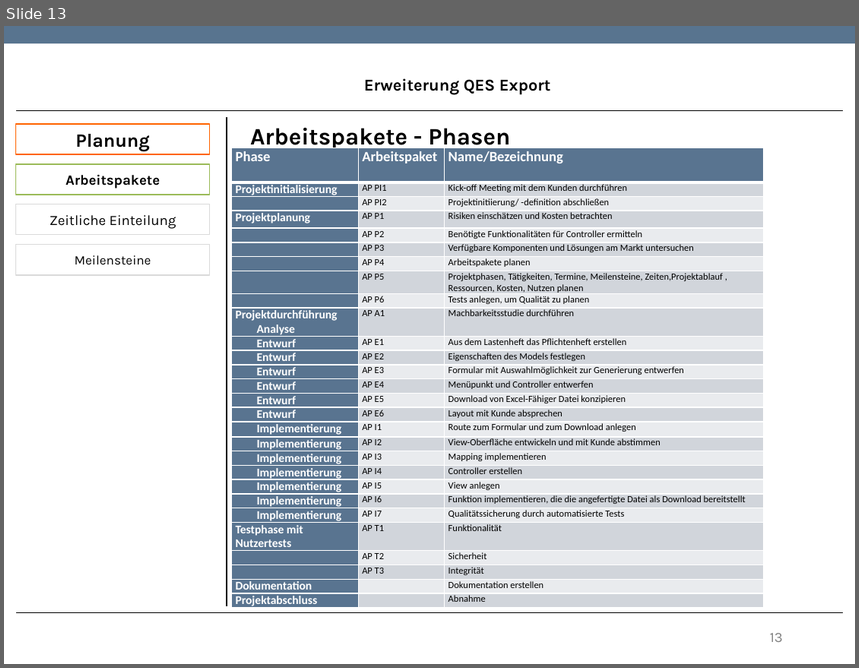
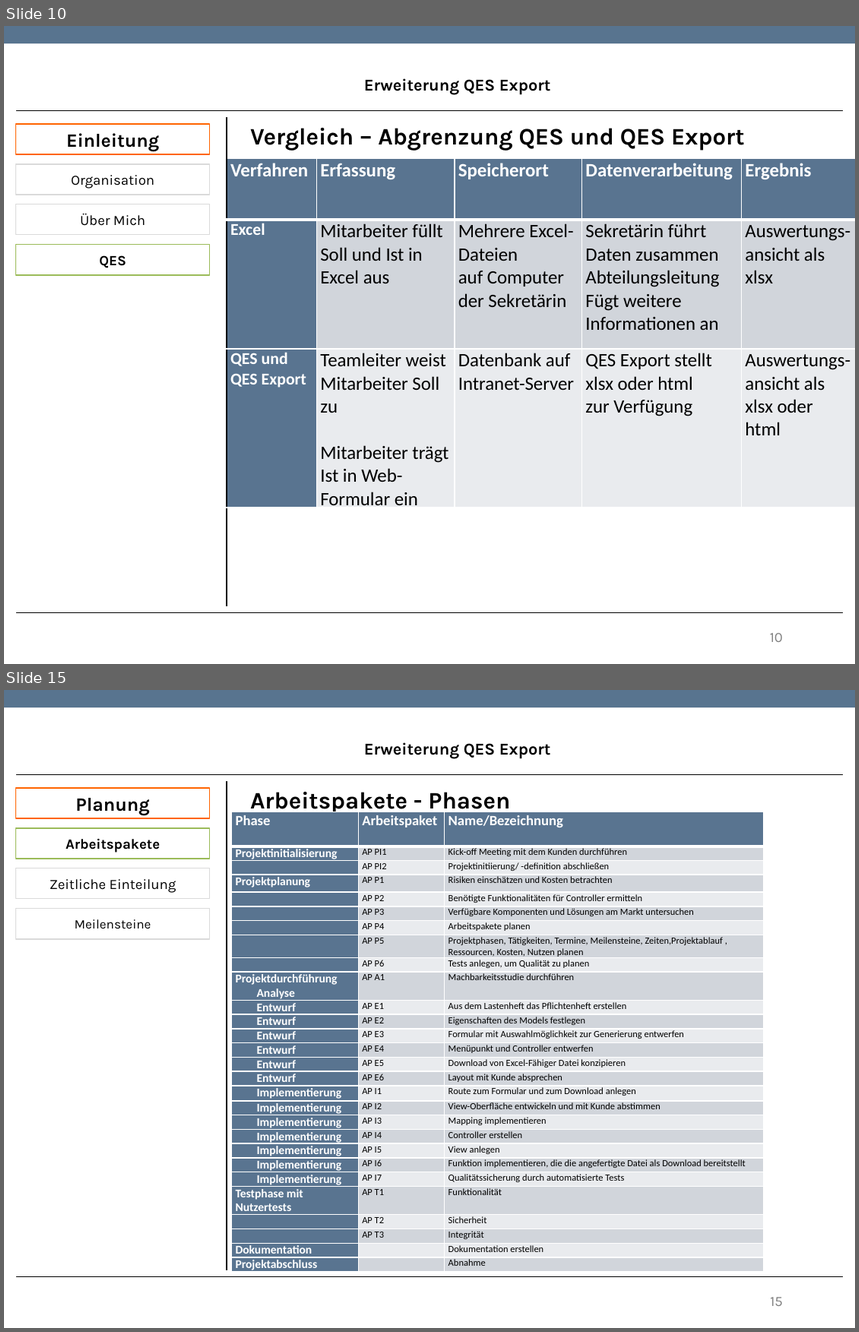
Before and after one commit to TwoHorus/dbExelExportLaravel, a slide deck: DOC/Fachgespraech.pptx. Shown one above the other, each under a label of ours: slide 13 before the commit, slides 10 and 15 after it; the slides between them are not shown. The pictures are 859x668 and 859x1332 pixels, drawn with LibreOffice and Linux fonts; fonts in the diff are those of the drawing; background and template pictures are left out. Boxes give left, top, right and bottom in pixels: in the first picture for what was removed or moved away, otherwise in the second. Text is boxed around its words. In the diff, an @@ line names an element or a change of style, - is before the commit and + after.

Commit message:
ABGRENZUNG PROJEKT UND BESTAND

```diff
--- a/DOC/Fachgespraech.pptx
+++ b/DOC/Fachgespraech.pptx
@@ slide 10 added at [4, 26, 855, 664], background #FFFFFF; not listed: 1 template element that a slide beside it also shows @@
@@ text added at [364, 78, 551, 95], 14 pt, text #000000, bold @@
+Erweiterung QES Export
@@ line added from (16, 110) to (843, 110), #000000 0.75 pt @@
@@ rectangle added at [16, 124, 210, 154], fill #FFFFFF, outline #FF6400 0.85 pt, 16 pt, text #000000, bold @@
+Einleitung
@@ line added from (227, 117) to (227, 607), #000000 0.75 pt @@
@@ text added at [250, 128, 745, 151], 20 pt, text #000000, bold @@
+Vergleich – Abgrenzung QES und QES Export
@@ table added at [227, 159, 855, 509], 3 rows, 5 columns @@
+Verfahren | Erfassung | Speicherort | Datenverarbeitung | Ergebnis
+Excel | Mitarbeiter füllt / Soll und Ist in / Excel aus | Mehrere Excel-Dateien / auf Computer der Sekretärin | Sekretärin führt / Daten zusammen / Abteilungsleitung / Fügt weitere / Informationen an | Auswertungs-ansicht als xlsx
+QES und / QES Export | Teamleiter weist / Mitarbeiter Soll / zu / Mitarbeiter trägt / Ist in Web-Formular ein | Datenbank auf Intranet-Server | QES Export stellt / xlsx oder html / zur Verfügung | Auswertungs-ansicht als xlsx oder html
@@ rectangle added at [16, 164, 210, 195], fill #FFFFFF, outline #DADADA 0.85 pt, 12 pt, text #000000 @@
+Organisation
@@ rectangle added at [16, 205, 210, 236], fill #FFFFFF, outline #DADADA 0.85 pt, 12 pt, text #000000 @@
+Über Mich
@@ rectangle added at [16, 245, 210, 275], fill #FFFFFF, outline #9BBB59 0.85 pt, 12 pt, text #000000, bold @@
+QES
@@ line added from (16, 613) to (843, 613), #000000 0.75 pt @@
@@ page number added at [770, 633, 783, 642], 12 pt, text #808080 @@
+10
@@ what was slide 13 is now slide 15 @@
@@ page number at [770, 1297, 783, 1306]: text changed @@
-13
+15
```
Also in this commit, not shown: 1 other slide added.
